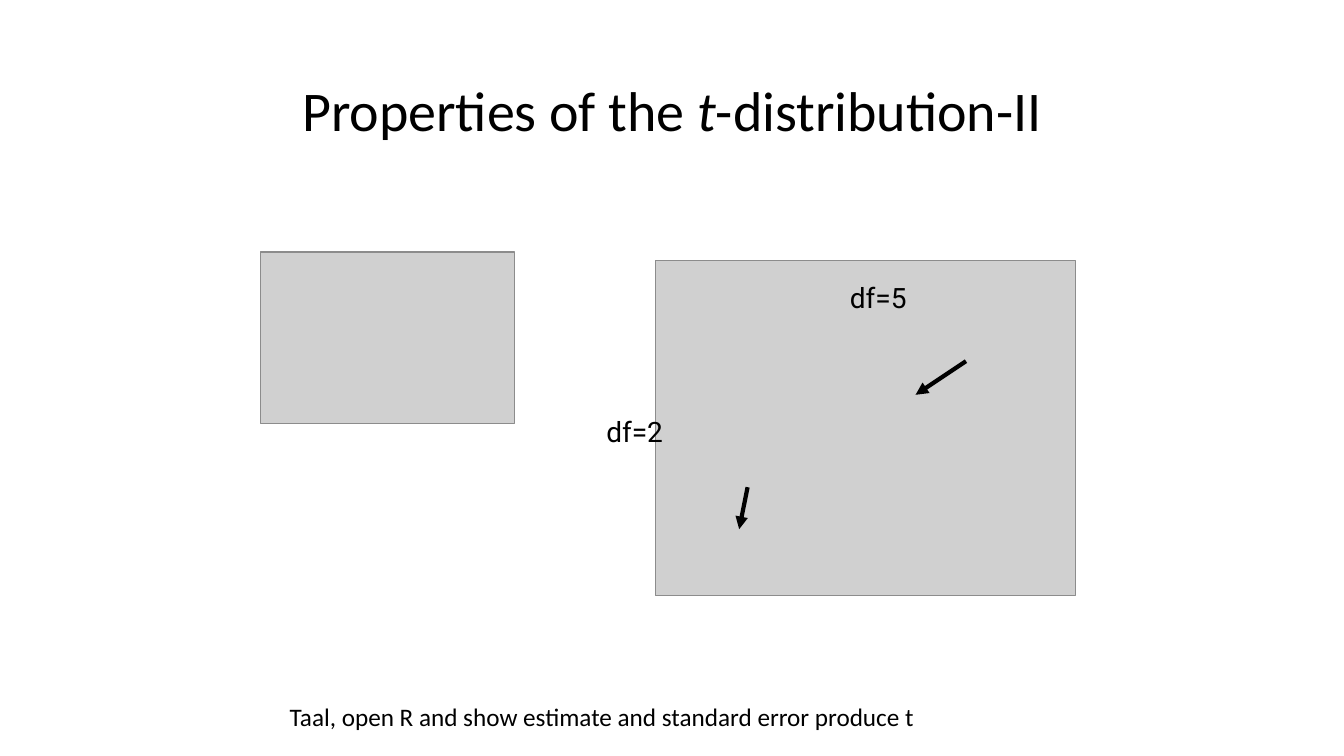
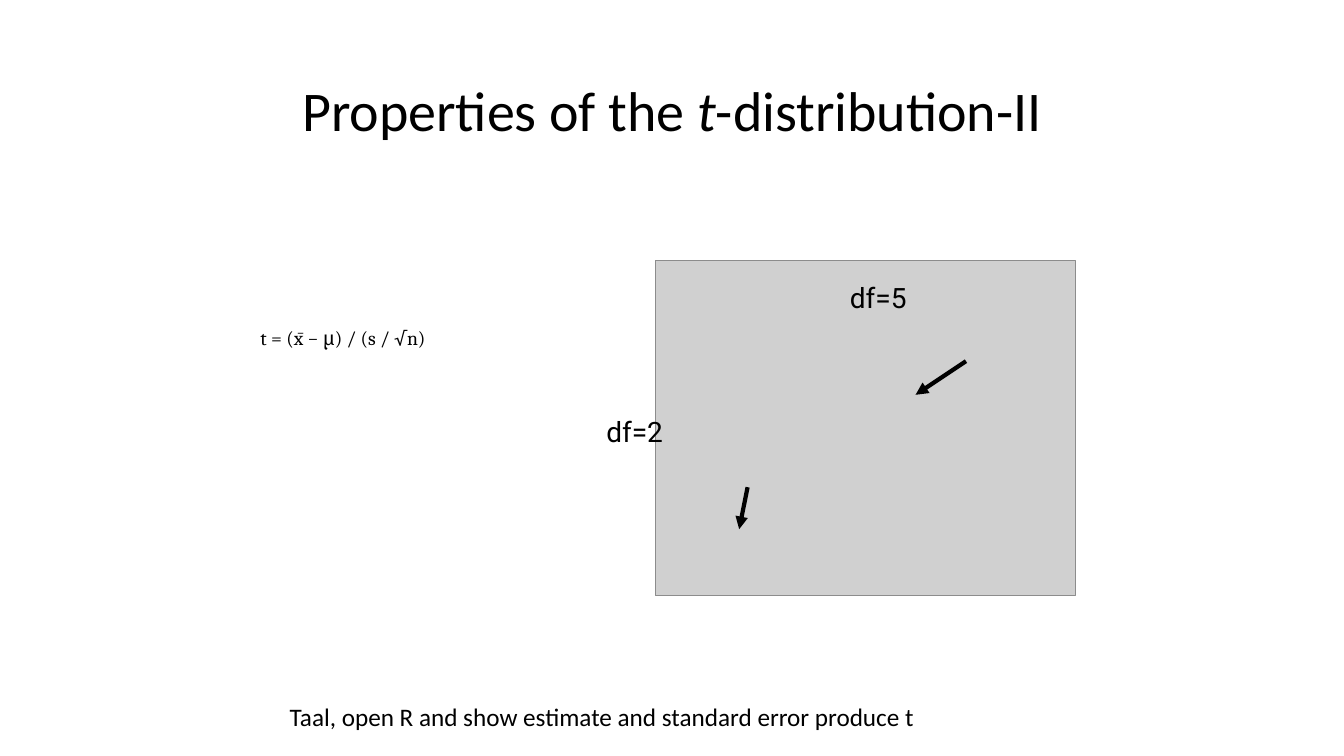
Before and after one commit to taaltree/FW536, a slide deck: slide 32 of Day2_GLM/FW536_Day2_Morning_ContinuousDistributions_nosoln_accessible.pptx. Drawn at 1344x756 pixels with LibreOffice and Linux fonts; fonts in the diff are those of the drawing; grey boxes stand for pictures. Boxes give left, top, right and bottom in pixels: in the first picture for what was removed or moved away, otherwise in the second. Text is boxed around its words. In the diff, an @@ line names an element or a change of style, - is before the commit and + after.

```diff
--- a/Day2_GLM/FW536_Day2_Morning_ContinuousDistributions_nosoln_accessible.pptx
+++ b/Day2_GLM/FW536_Day2_Morning_ContinuousDistributions_nosoln_accessible.pptx
@@ picture removed at <box>260,252,514,423</box> @@
@@ text added at <box>260,329,425,350</box>, 14 pt, text #000000 @@
+t = (x̄ − μ) / (s / √n)
```
Also in this commit, not shown: 8 other slides changed.
